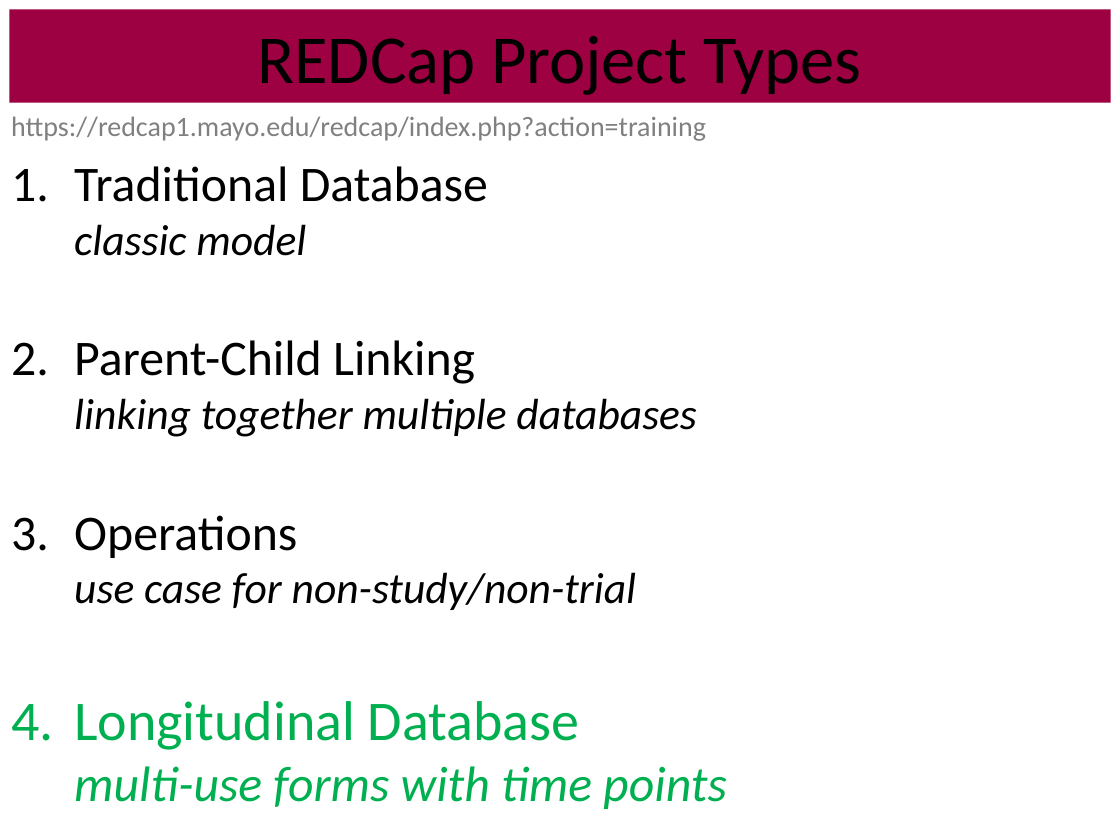
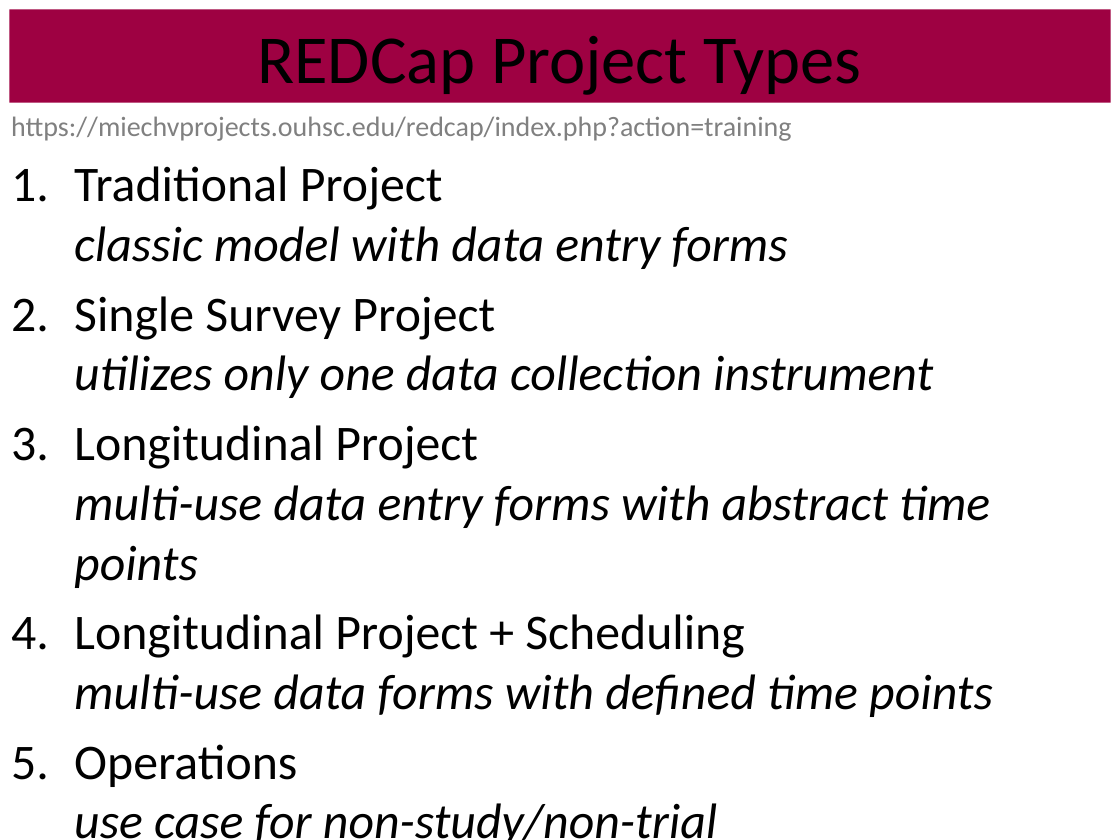
Before and after one commit to OuhscBbmc/RedcapExamplesAndPatterns, a slide deck: slide 7 of Publications/Presentation2013-11-R21HIV-RFBS Project design/REDCap-ThomasAndDavid.pptx (slide 6 before the commit). Drawn at 1120x840 pixels with LibreOffice and Linux fonts; fonts in the diff are those of the drawing. Boxes give left, top, right and bottom in pixels: in the first picture for what was removed or moved away, otherwise in the second. Text is boxed around its words. In the diff, an @@ line names an element or a change of style, - is before the commit and + after.

Commit message:
Updated Presentation

```diff
--- a/Publications/Presentation2013-11-R21HIV-RFBS Project design/REDCap-ThomasAndDavid.pptx
+++ b/Publications/Presentation2013-11-R21HIV-RFBS Project design/REDCap-ThomasAndDavid.pptx
@@ text at (11, 116, 993, 717): text changed; size 18 to 32 pt; italic on @@
-https://redcap1.mayo.edu/redcap/index.php?action=training
-1. Traditional Database
-   classic model
-2. Parent-Child Linking
-   linking together multiple databases
+https://miechvprojects.ouhsc.edu/redcap/index.php?action=training
+1. Traditional Project
+   classic model with data entry forms
+2. Single Survey Project
+   utilizes only one data collection instrument
+3. Longitudinal Project
+   multi-use data entry forms with abstract time points
+4. Longitudinal Project + Scheduling
+   multi-use data forms with defined time points
@@ text at (74, 701, 727, 809): paragraph removed @@
-4. Longitudinal Database
-   multi-use forms with time points
@@ text at (74, 744, 717, 840): size 28 to 32 pt in "use case for non-study/non-trial" @@
```
Also in this commit, not shown: 2 other slides changed, 3 slides added.
